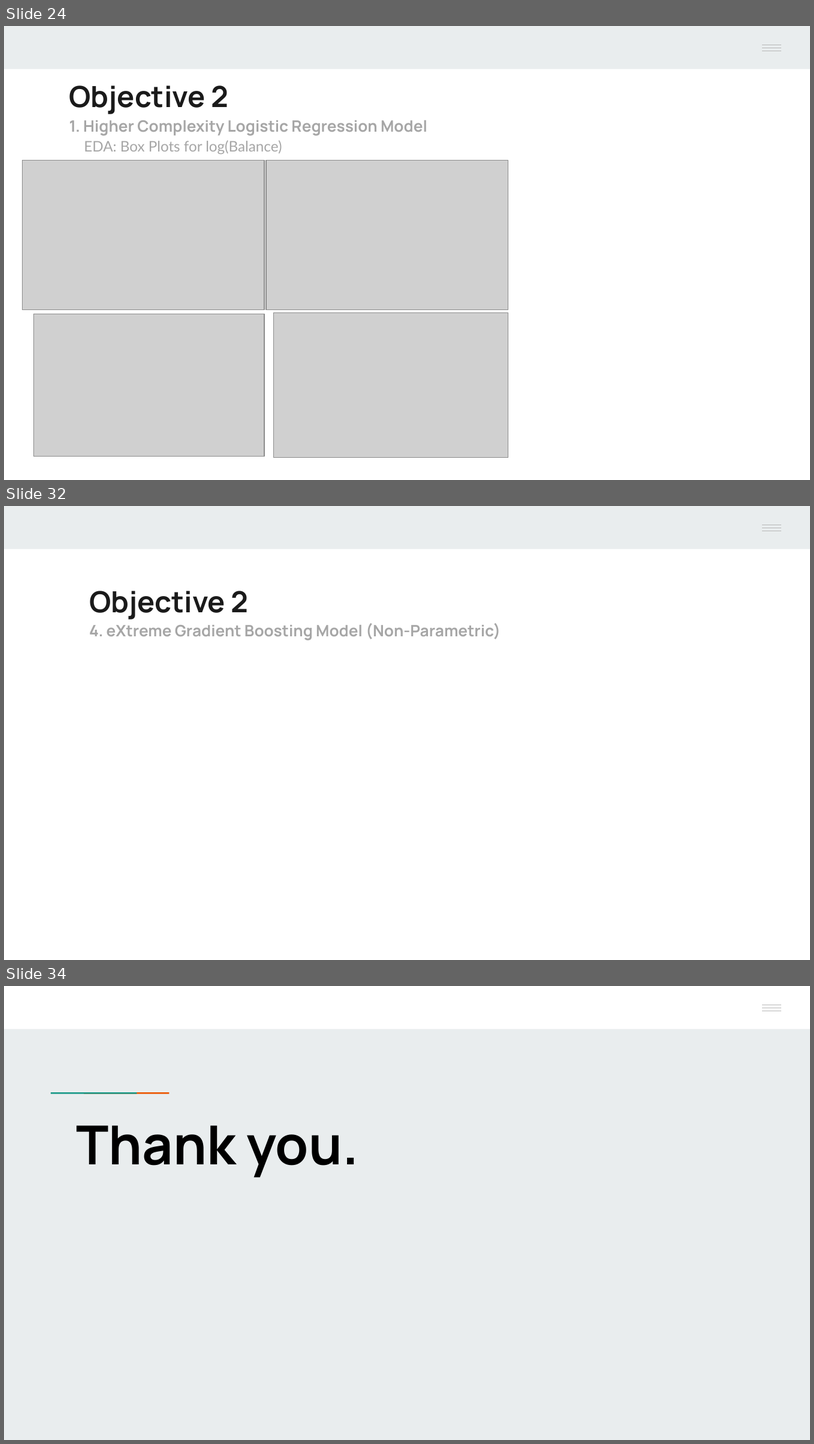
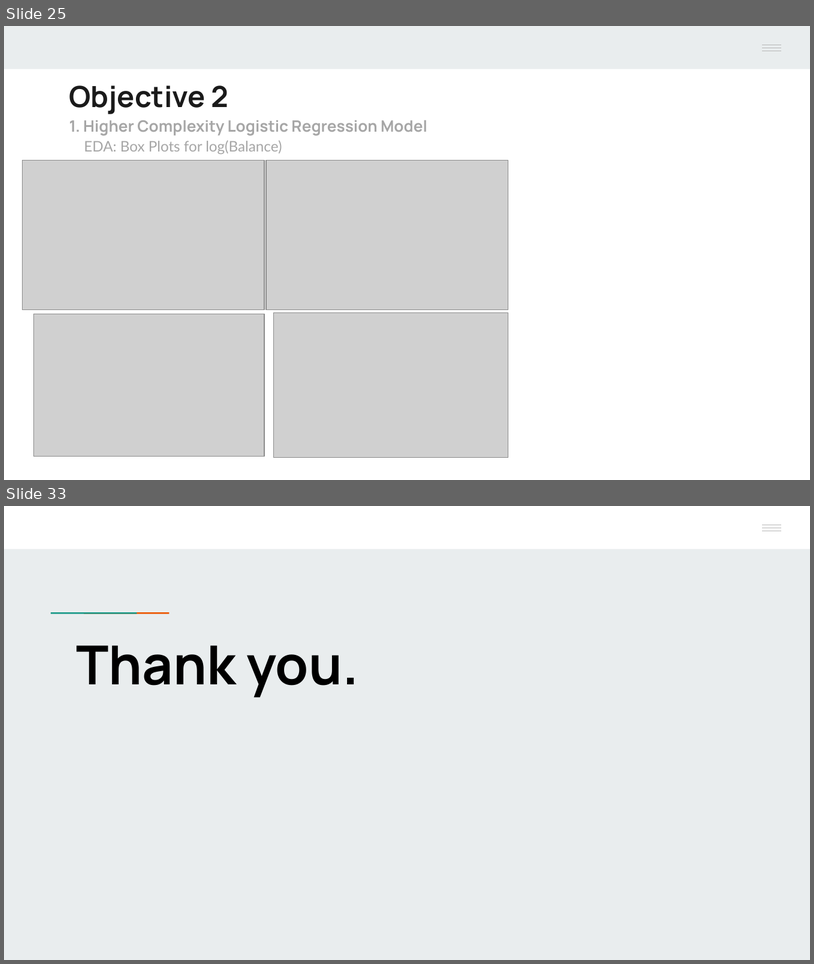
Before and after one commit to Mr-Chang95/Bank-Marketing-Analysis-Logistic-Regression, a slide deck: Project2_Chang_Craus_Yule.pptx. Shown one above the other, each under a label of ours: slides 24, 32 and 34 before the commit, slides 25 and 33 after it; the slides between them are not shown. The pictures are 814x1444 and 814x964 pixels, drawn with LibreOffice and Linux fonts; fonts in the diff are those of the drawing; grey boxes stand for pictures; background and template pictures are left out. Boxes give left, top, right and bottom in pixels: in the first picture for what was removed or moved away, otherwise in the second. Text is boxed around its words. In the diff, an @@ line names an element or a change of style, - is before the commit and + after.

```diff
--- a/Project2_Chang_Craus_Yule.pptx
+++ b/Project2_Chang_Craus_Yule.pptx
@@ slide 32 removed at [4, 506, 810, 960], background #FFFFFF; not listed: 5 template elements that a slide beside it also shows @@
@@ text removed at [89, 591, 501, 640] @@
-Objective 2
-4. eXtreme Gradient Boosting Model (Non-Parametric)
@@ what was slide 24 is now slide 25 @@
@@ what was slide 34 is now slide 33 @@
```
Also in this commit, not shown: 10 slides changed, 2 slides added, 2 other slides removed.
